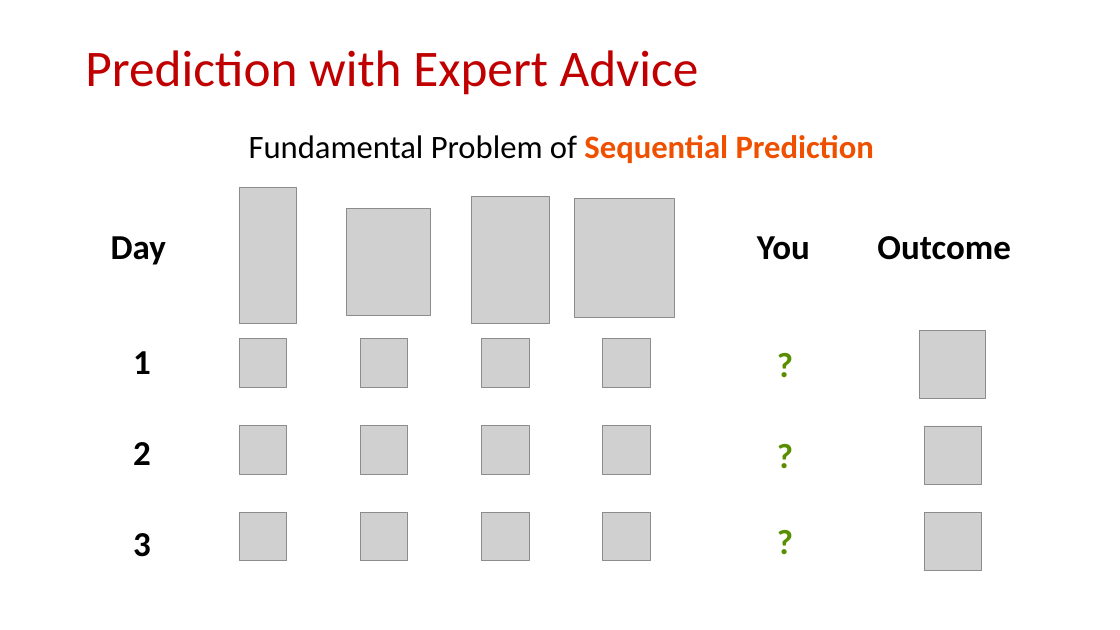
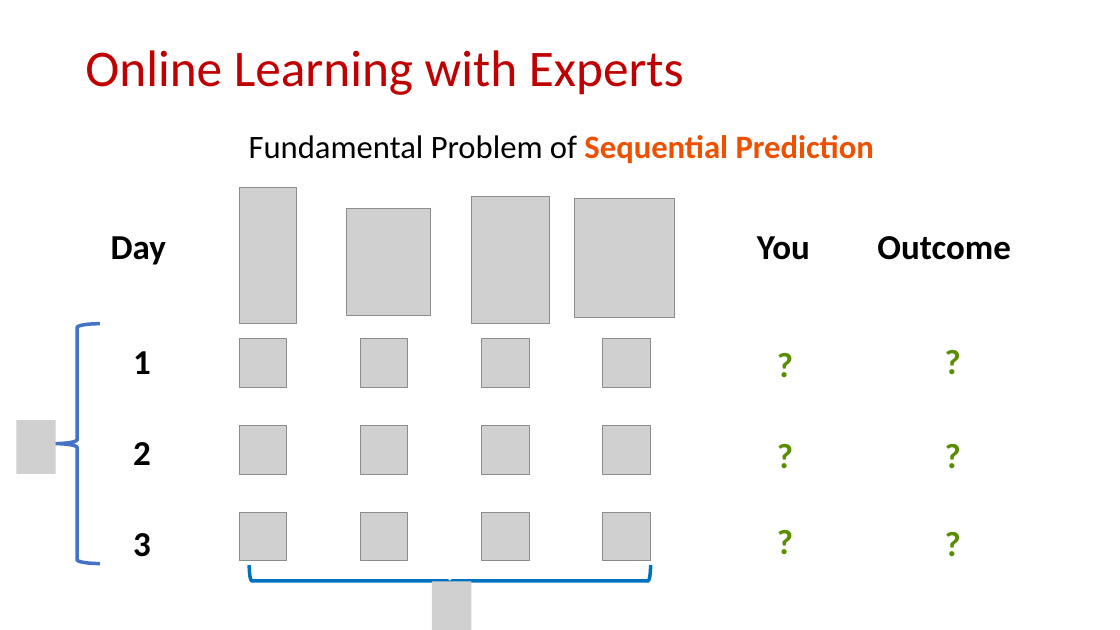
Before and after one commit to samsonzhou/samsonzhou.github.io, a slide deck: slide 2 of other-talks/SODA 2026.pptx. Drawn at 1120x630 pixels with LibreOffice and Linux fonts; fonts in the diff are those of the drawing; grey boxes stand for pictures. Boxes give left, top, right and bottom in pixels: in the first picture for what was removed or moved away, otherwise in the second. Text is boxed around its words. In the diff, an @@ line names an element or a change of style, - is before the commit and + after.

```diff
--- a/other-talks/SODA 2026.pptx
+++ b/other-talks/SODA 2026.pptx
@@ text at [85,50,684,95]: text changed @@
-Prediction with Expert Advice
+Online Learning with Experts
@@ left brace added at [55,323,100,564], outline #4472C4 3 pt @@
@@ text added at [906,332,1001,392], 30 pt, text #598E00, bold @@
+?
@@ picture removed at [920,330,986,398] @@
@@ picture added at [16,420,55,474] @@
@@ text added at [906,425,1001,485], 30 pt, text #598E00, bold @@
+?
@@ picture removed at [924,426,981,485] @@
@@ text added at [906,513,1001,573], 30 pt, text #598E00, bold @@
+?
@@ picture removed at [924,513,981,571] @@
@@ right brace added at [249,566,651,597], outline #0070C0 3 pt @@
@@ picture added at [432,581,471,630] @@
```
Also in this commit, not shown: 10 other slides changed, 1 slide added.
